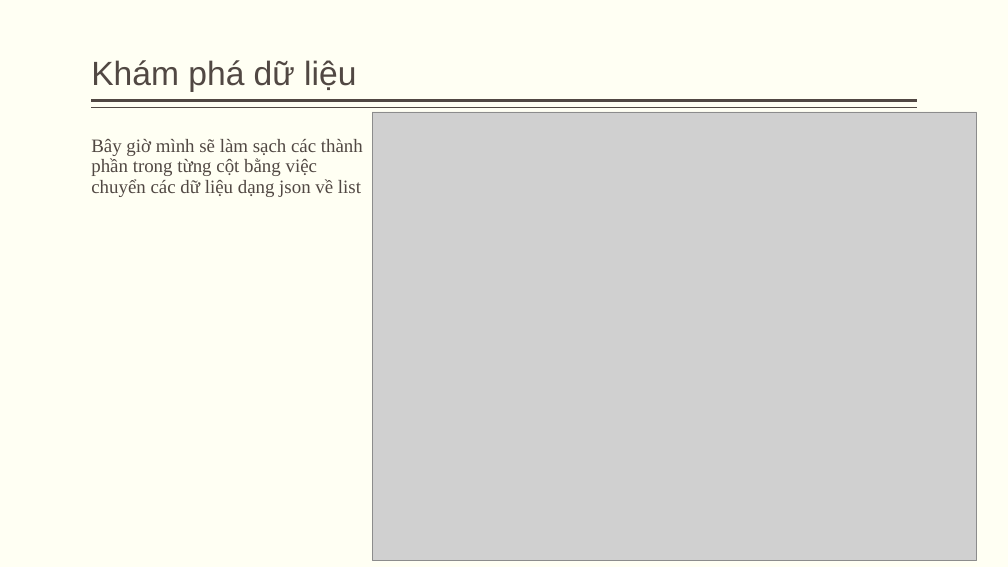
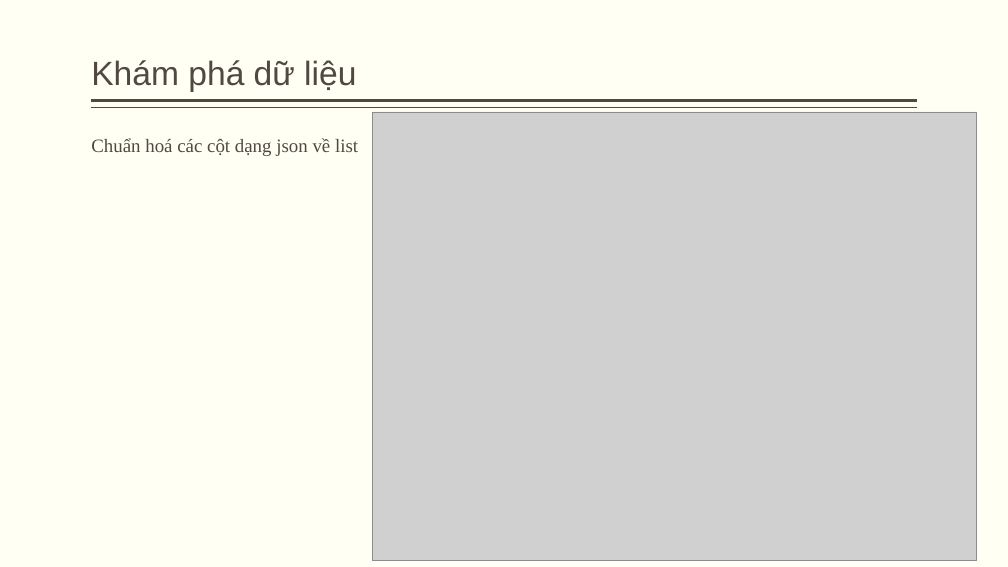
Before and after one commit to Tuan-Lee-23/Data-Science-Final-Project, a slide deck: slide 10 of reports/Slide.pptx. Drawn at 1008x567 pixels with LibreOffice and Linux fonts; fonts in the diff are those of the drawing; grey boxes stand for pictures. Boxes give left, top, right and bottom in pixels: in the first picture for what was removed or moved away, otherwise in the second. Text is boxed around its words. In the diff, an @@ line names an element or a change of style, - is before the commit and + after.

```diff
--- a/reports/Slide.pptx
+++ b/reports/Slide.pptx
@@ text at [91,138,358,156]: text changed @@
-Bây giờ mình sẽ làm sạch các thành phần trong từng cột bằng việc chuyển các dữ liệu dạng json về list
+Chuẩn hoá các cột dạng json về list
```
Also in this commit, not shown: 22 other slides changed, 9 slides added, 8 slides removed.
